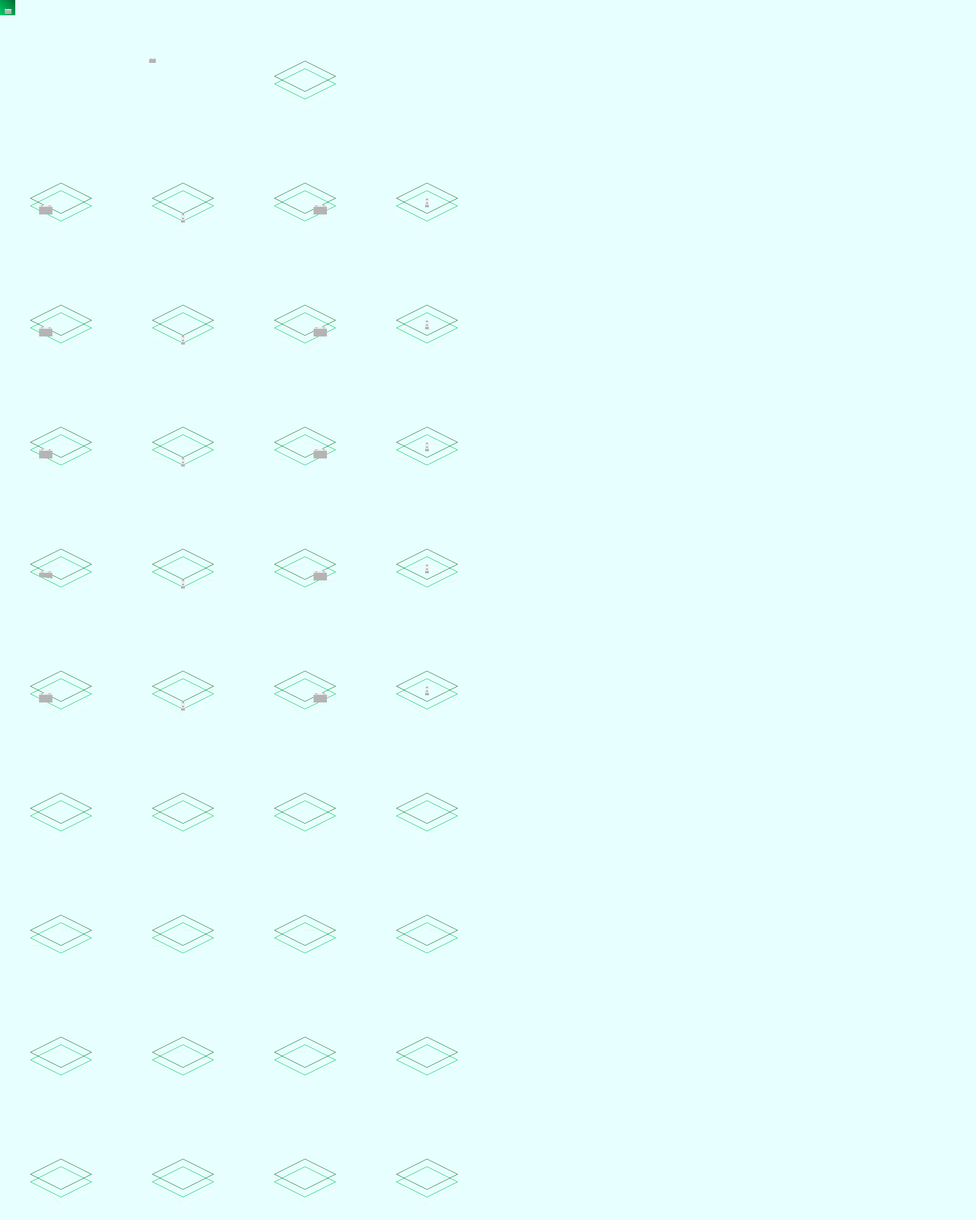
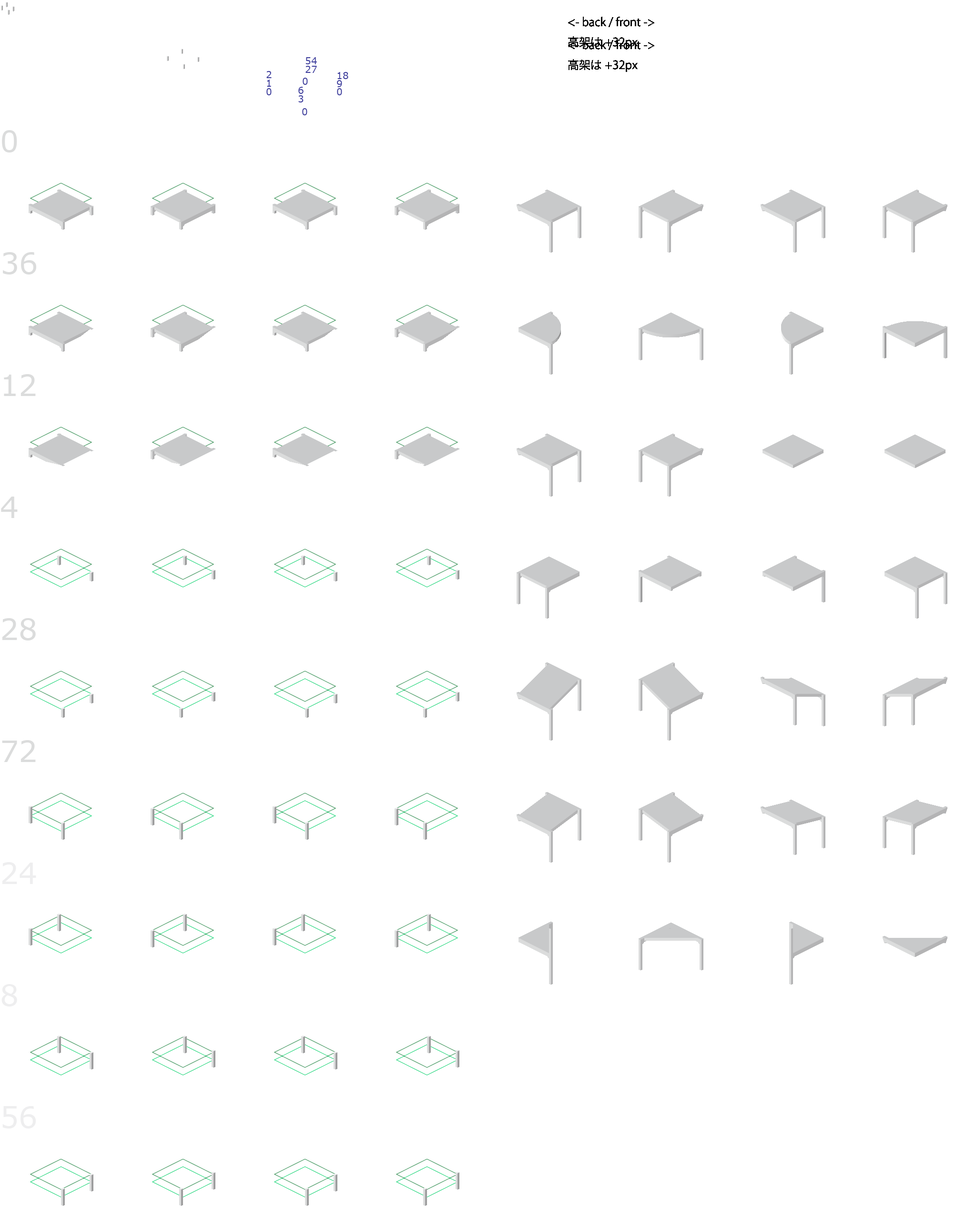
Revision of a layered 976×1220 image; what changed, layer by layer:
hid "補助線", moved it above "pier2-deck" over [30,61,458,1206]
added layer "pier2-deck" above "pier2" over [28,39,948,985]
added layer "pier2" above "pier1" over [0,1,655,1207]
hid "pier1_diag" over [4,9,430,711]
hid "背景色" over [0,0,976,1220]
added layer "56" above "8" over [2,1106,37,1129]
added layer "8" above "24" over [1,984,18,1007]
added layer "24" above "72" over [1,862,37,885]
added layer "72" above "0" over [1,740,36,763]
